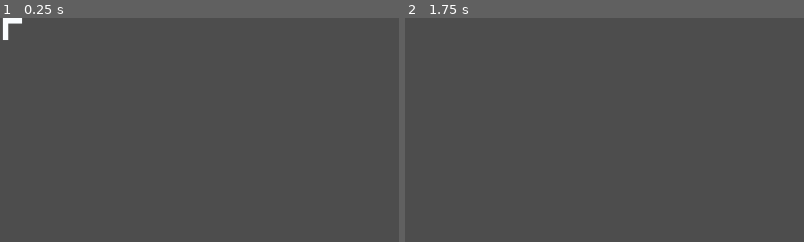
Above: before the commit, frames 1-2 (left to right).
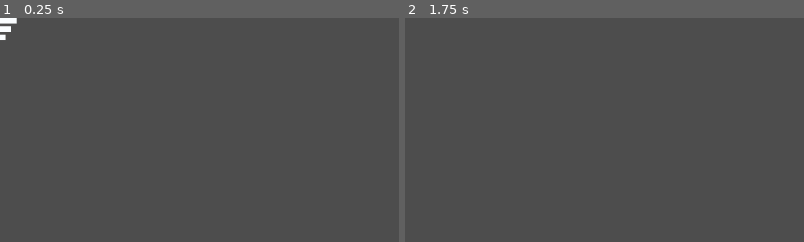
Above: after the commit, the same moments.

Repository: ThomasApplewhite/FIREBALL-Prototype
Game: Godot game, scene res://Source/Spells/magic_top.tscn
Two runs of this game, one before a commit and one after it. Both use one fixed random seed, a clock stepped at 60 frames per second and the inputs below. This scene is started directly instead of the project's main scene.
Inputs (mouse positions are % of the whole screen's width and height, from its top left):
- Up to frame 1 (0.25 s): no input
- Up to frame 2 (1.75 s): tap Enter at 0.5 s; move the mouse to (72, 45) at 0.52 s; click (72, 45) at 0.67 s; tap Space at 1.25 s; move the mouse to (30, 55) at 1.27 s; click (30, 55) at 1.42 s
The pictures show only the part of the screen within x 0-50%, y 0-50%; the shares and areas given below are measured in that part.

The runs differ from the first frame. In frame 1, 0.2% of the frame differs, in the area x 0-6%, y 0-10%; in frame 2, nothing differs.

Commit message:
Refactored spells to move along their negative Y axis, not their X axis, so spells don't need to have rotated sprites

Diff:
--- a/Source/Player/player.tscn
+++ b/Source/Player/player.tscn
@@ -28,4 +28,3 @@
 position = Vector2(168, 0)
 
 [node name="SpellProvider" parent="." instance=ExtResource("6_o616n")]
-starting_spell_index = 0
--- a/Source/Player/player_functionality.gd
+++ b/Source/Player/player_functionality.gd
@@ -26,8 +26,9 @@
 
 	spell_spawn_point.add_child(spell_instance)
 	spell_instance.global_position = spell_spawn_point.global_position
-	spell_instance.global_transform.x = spell_direction
-	spell_instance.global_transform.y = spell_direction.orthogonal()
+	# Reverse the spell direction because up is -Y (and all spells go some degree of up)
+	spell_instance.global_transform.y = -spell_direction
+	spell_instance.global_transform.x = -spell_direction.orthogonal()
 	# correcting transform skew. Why does that happen?
 	# spell_instance.global_transform.skew = 0.0
 
--- a/Source/SpellMovers/linear_spell_mover.gd
+++ b/Source/SpellMovers/linear_spell_mover.gd
@@ -16,4 +16,4 @@
 	is_launched = true
 
 func _move_spell_body(delta):
-	spell_node.global_position += spell_node.global_transform.x * spell_speed * delta
+	spell_node.global_position -= spell_node.global_transform.y * spell_speed * delta
--- a/Source/Spells/fireball_spell.gd
+++ b/Source/Spells/fireball_spell.gd
@@ -30,7 +30,7 @@
 	# checking vector dots is slightly more expensive than checking position,
 	# but it will work even if the spell overshoots the exact position because
 	# of subpixel movement or whatever else.
-	if global_transform.x.dot(dir_to_center) <= 0:
+	if global_transform.y.dot(dir_to_center) > 0:
 		kill_all_enemies()
 
 func get_dir_to_explosion_position() -> Vector2:
@@ -39,8 +39,8 @@
 func launch():
 	# rotate towards screen center
 	var dir_to_center = get_dir_to_explosion_position()
-	global_transform.x = dir_to_center
-	global_transform.y = dir_to_center.orthogonal()
+	global_transform.y = -dir_to_center
+	global_transform.x = -(dir_to_center.orthogonal())
 
 	spell_mover.launch()
 
--- a/Source/Spells/fireball_spell.tscn
+++ b/Source/Spells/fireball_spell.tscn
@@ -11,7 +11,6 @@
 fireball_collision_mask = 2
 
 [node name="Sprite2D" type="Sprite2D" parent="."]
-rotation = 1.5708
 texture = ExtResource("2_e4ruj")
 
 [node name="DamageDealer" parent="." instance=ExtResource("1_32h0n")]
--- a/Source/Spells/magic_top.tscn
+++ b/Source/Spells/magic_top.tscn
@@ -18,7 +18,6 @@
 shape = SubResource("RectangleShape2D_er0lx")
 
 [node name="Sprite2D" type="Sprite2D" parent="."]
-rotation = 1.5708
 scale = Vector2(0.5, 0.5)
 texture = ExtResource("2_cjdoe")
 
--- a/Source/Spells/stub_spell.tscn
+++ b/Source/Spells/stub_spell.tscn
@@ -16,7 +16,6 @@
 shape = SubResource("RectangleShape2D_sa6f5")
 
 [node name="Sprite2D" type="Sprite2D" parent="."]
-rotation = 1.5708
 scale = Vector2(0.5, 0.5)
 texture = ExtResource("2_iwk86")
 
Not shown, changed: Docs/Home/DevelopmentDocs/NiceToHaves/PolishPassOctober2023.txt
Not shown, removed: Docs/Home/FunctionalityDocs/SpellStructure.txt
